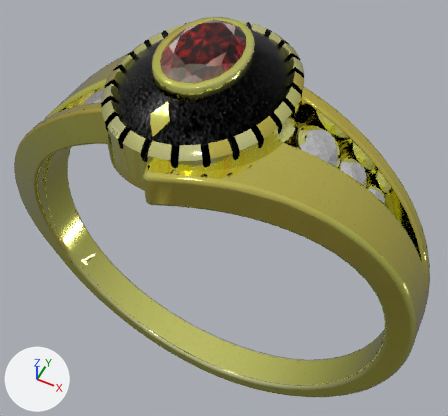
A saved change to the glTF model assets/ring5.glb.
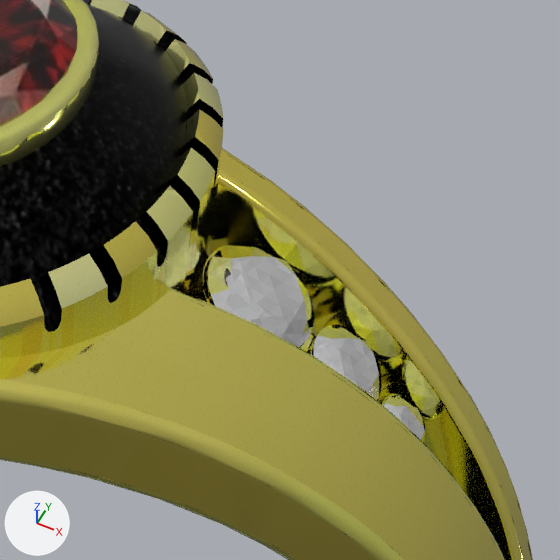
The first picture shows the older version from a 50 mm lens placed at (12.8, -23.3, 35.3), pointed at (0.1, 2.1, 3.5). The close-ups show both versions on the part from 48% to 98% of the width and 7% to 60% of the height of that picture; other places that the commit changed are outside them. Arrows for +X, +Y and +Z are at lower left; the lights stay in place. Vertices at the same position are counted once.

Objects in the first close-up: 'black', 'body', 'core', 'diamond'.
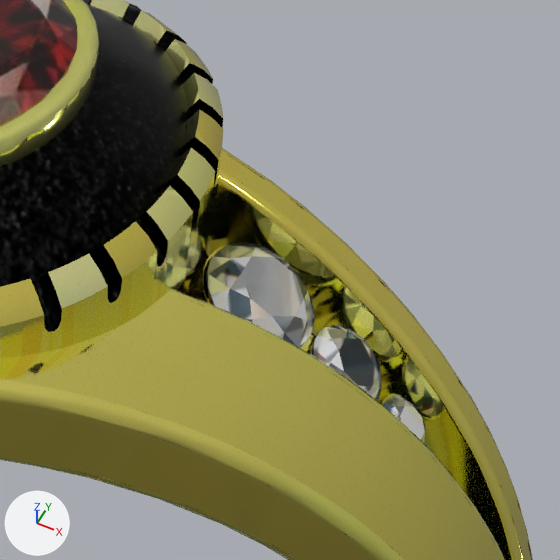
Boxes [x1, y1, x2, y2] around the edits, measured in the close-ups (560 x 560 px):
'diamond', surface changed
    both: [206, 242, 425, 443]

What changed in the scene script:
```text
Add img_diamond:
    img_diamond = load_image('diamond', '_unpacked/diamond', 481, 308, 'sRGB')
Change mat_diamond:
    mat_diamond.texture: img_4 -> img_diamond
    mat_diamond.metallic: 1.0 -> 0.6
Change me_diamond:
    where me_diamond.from_pydata(...)  # 1876 vertices, 1024 faces; spans x -10.4..10.4, y -2.5..2.5, z 9.3..13.4
    used by ob_diamond; location = (0.0, 0.0, 0.0)
    me_diamond part 1: texture (UV) coordinates of 1024 of 1024 faces, centred in x -10.4..10.4, y -2.4..2.4, z 9.3..13.4, changed; they spanned u 0.0..1.0, v 0.0..0.87 and now span u 0.0..1.0, v 0.0..1.0
```
